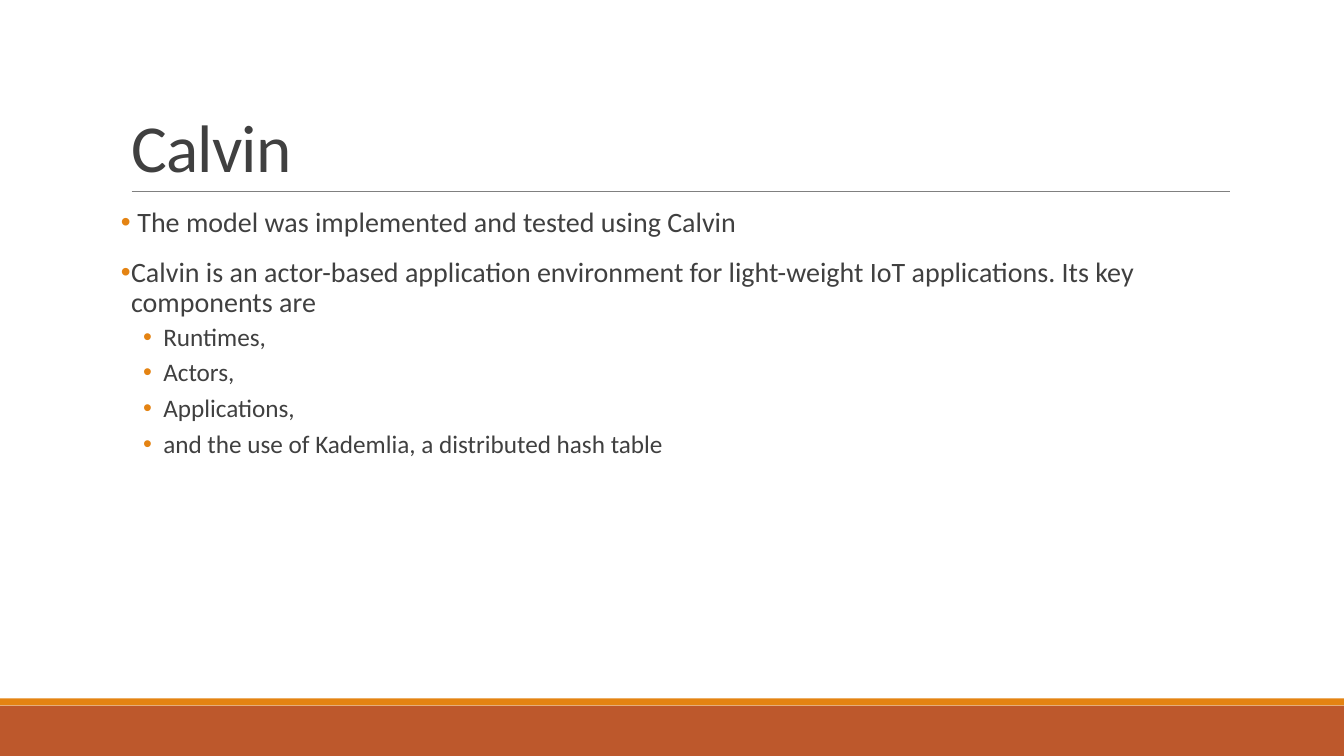
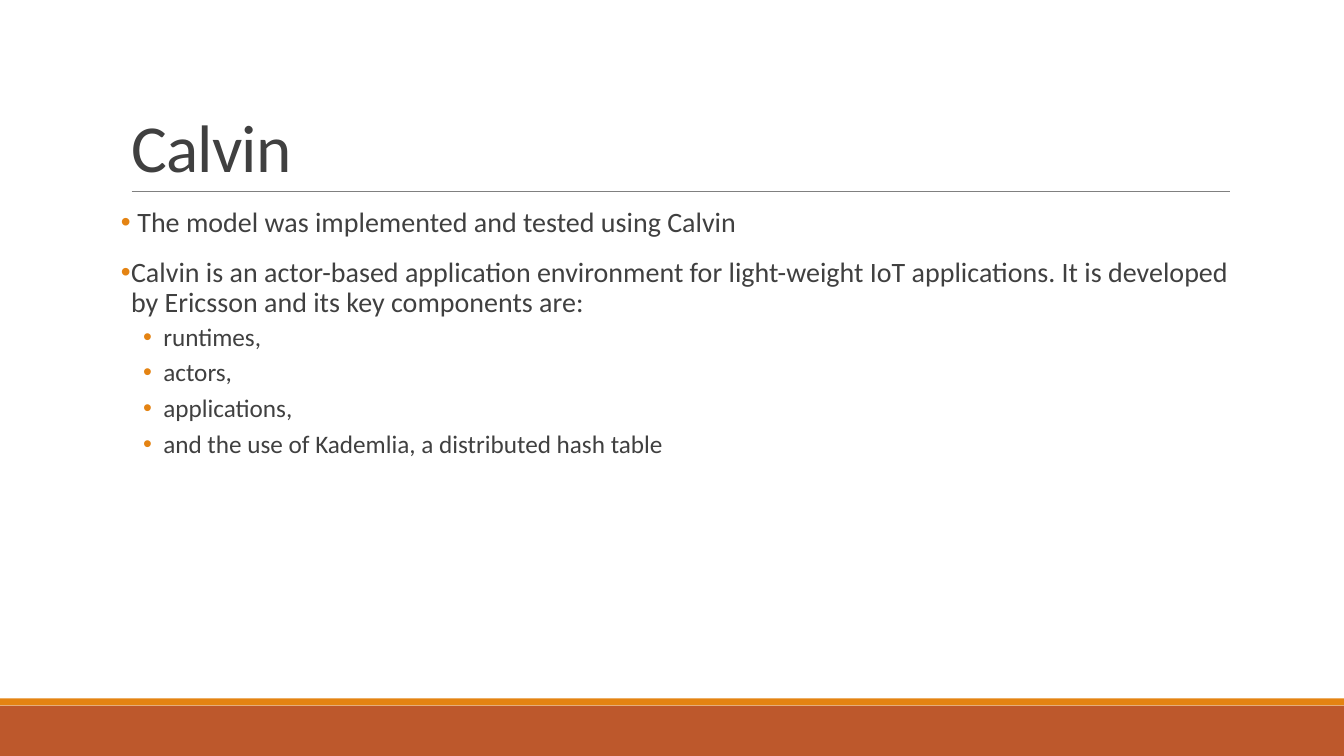
Before and after one commit to PStahl/master_thesis, a slide deck: slide 40 of presentation/presentation2.pptx. Drawn at 1344x756 pixels with LibreOffice and Linux fonts; fonts in the diff are those of the drawing. Boxes give left, top, right and bottom in pixels: in the first picture for what was removed or moved away, otherwise in the second. Text is boxed around its words. In the diff, an @@ line names an element or a change of style, - is before the commit and + after.

```diff
--- a/presentation/presentation2.pptx
+++ b/presentation/presentation2.pptx
@@ text at (131, 262, 1227, 421): text changed @@
-• Calvin is an actor-based application environment for light-weight IoT applications. Its key components are
-  • Runtimes,
-  • Actors,
-  • Applications,
+• Calvin is an actor-based application environment for light-weight IoT applications. It is developed by Ericsson and its key components are:
+  • runtimes,
+  • actors,
+  • applications,
```
Also in this commit, not shown: 1 other file.
